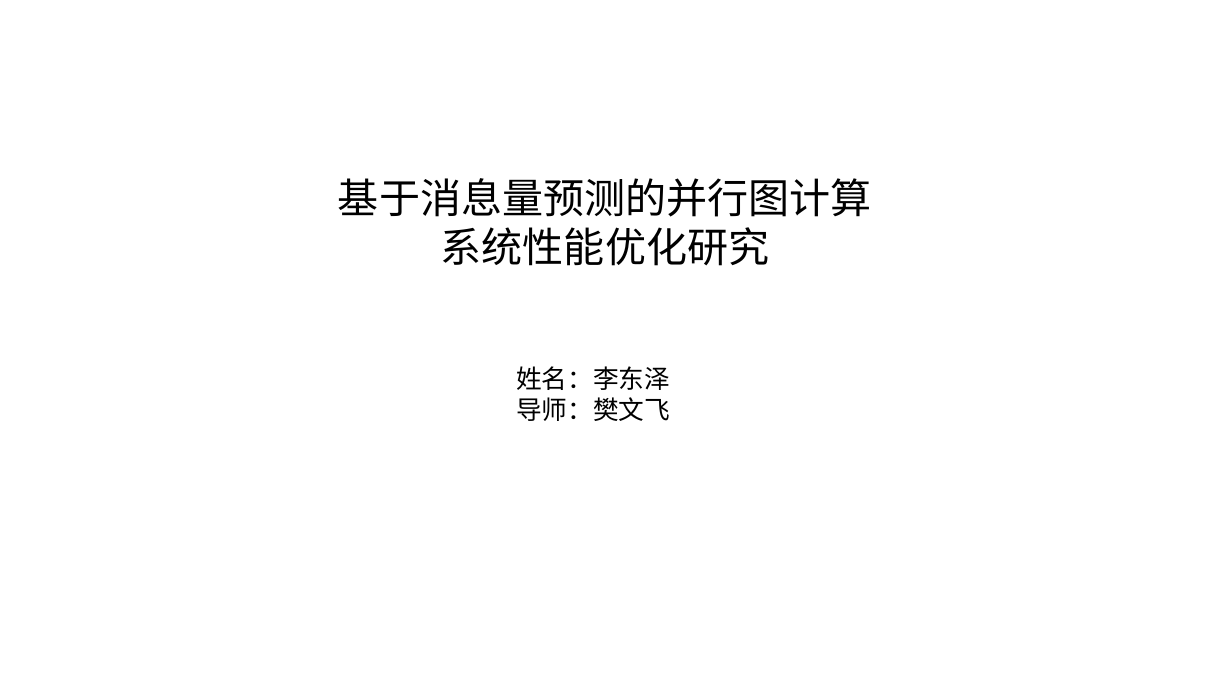
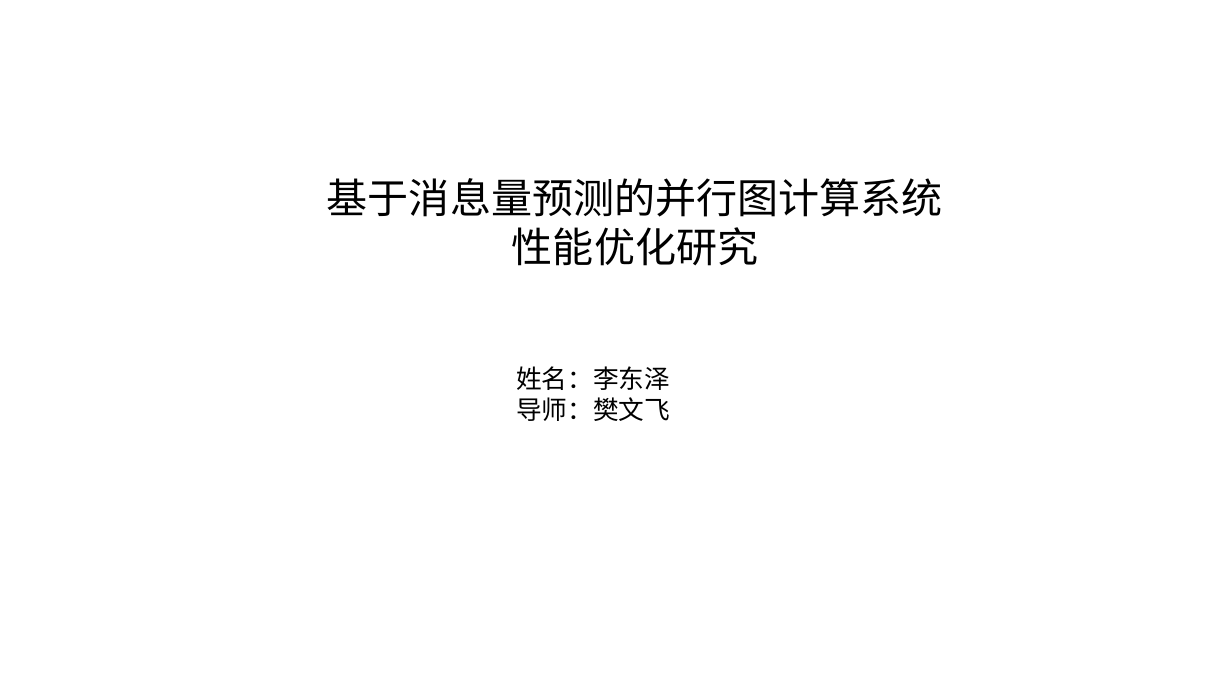
Before and after one commit to lidongze0629/Miscellaneous, a slide deck: slide 1 of graduation_paper/开题答辩.pptx. Drawn at 1232x693 pixels with LibreOffice and Linux fonts; fonts in the diff are those of the drawing; background and template pictures are left out. Boxes give left, top, right and bottom in pixels: in the first picture for what was removed or moved away, otherwise in the second. Text is boxed around its words. In the diff, an @@ line names an element or a change of style, - is before the commit and + after.

```diff
--- a/graduation_paper/开题答辩.pptx
+++ b/graduation_paper/开题答辩.pptx
@@ text "基于消息量预测的并行图计算系统性能优化研究" rewrapped from box(338, 178, 872, 266) to box(327, 178, 943, 266) @@
```
Also in this commit, not shown: 6 other slides changed, 2 slides added, 1 slide removed.
